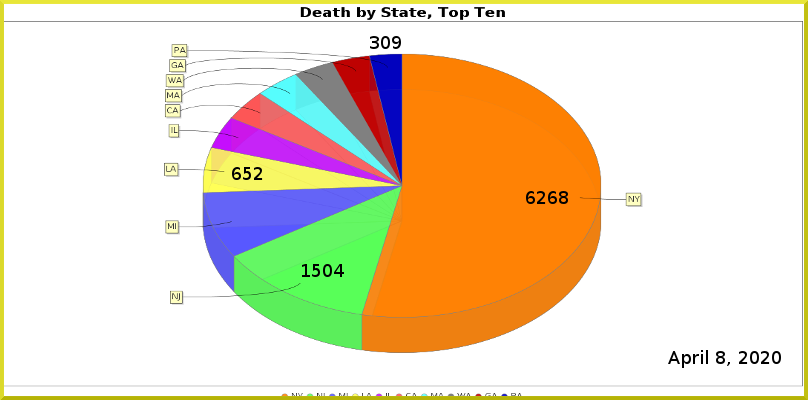
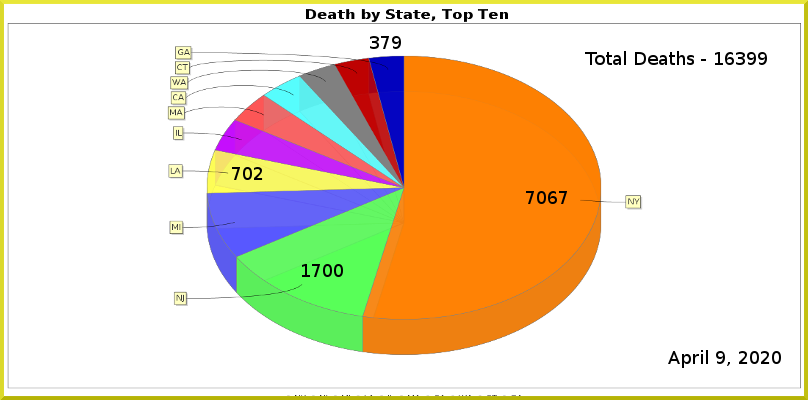
Layers edited between the first and the second 808px x 400px image:
painted on "Least" over [381, 36, 390, 49]
painted on "LA" over [232, 167, 252, 180]
painted on "NJ" over [312, 264, 344, 277]
painted on "NY" over [526, 191, 568, 204]
added layer "Total Deaths - 16399" above "Current Date" over [585, 51, 767, 65]
painted on "Current Date" over [716, 351, 725, 364]
painted on "Death_by_State.png" over [4, 7, 803, 396]
